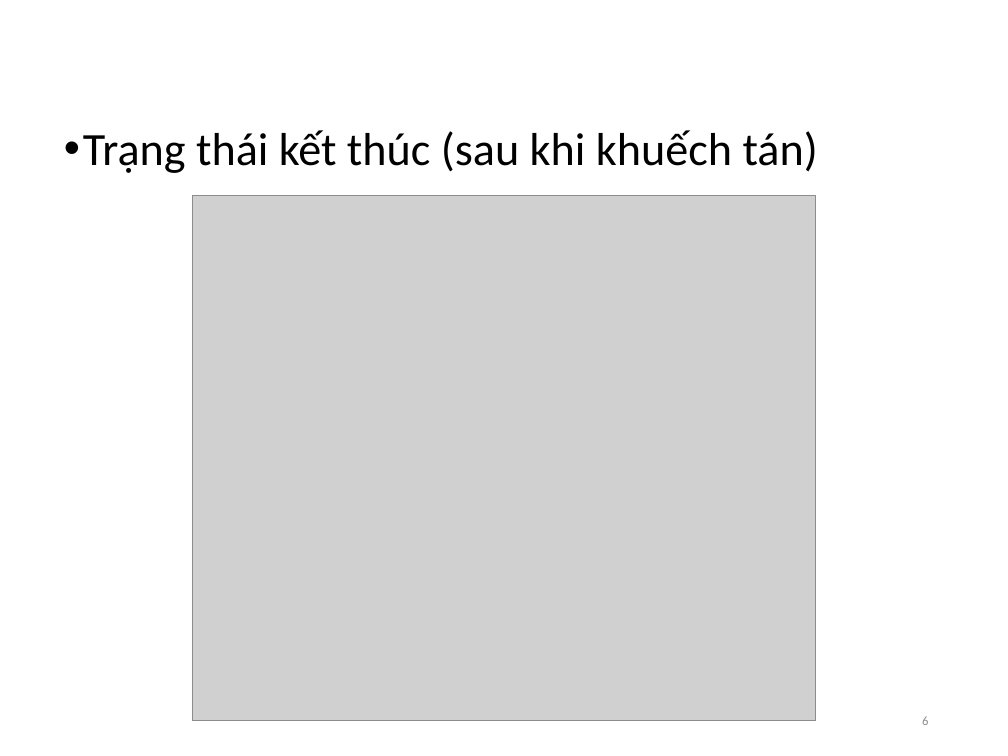
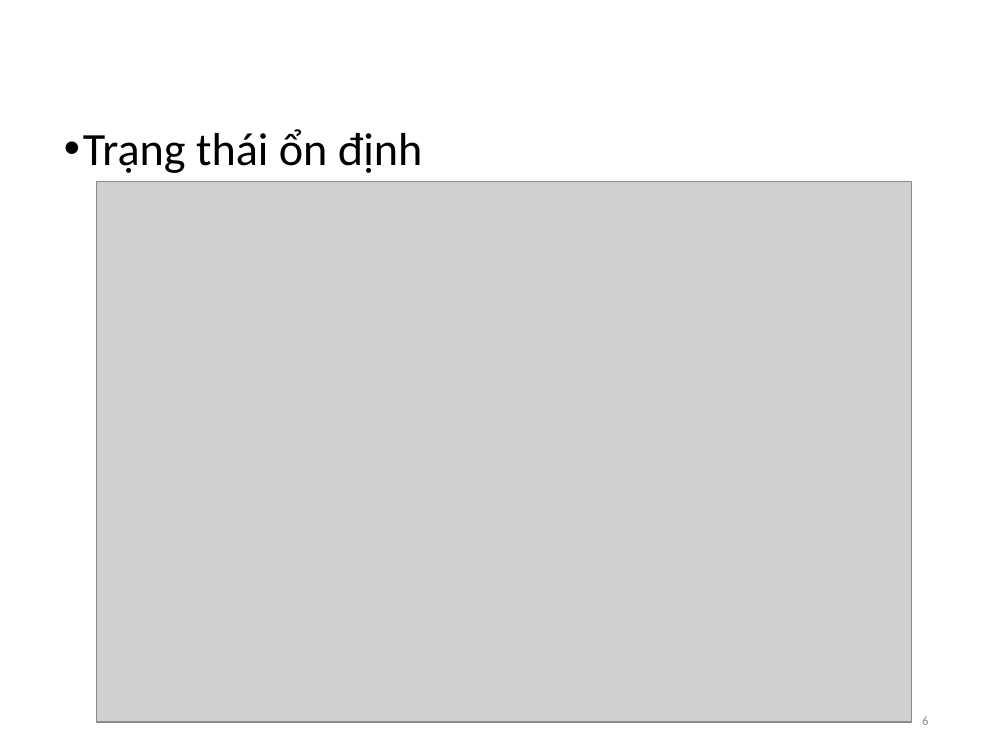
Before and after one commit to ngocbh/diffusion-equation-2d, a slide deck: slide 6 of docs/Gauss-Seidel.pptx. Drawn at 1008x756 pixels with LibreOffice and Linux fonts; fonts in the diff are those of the drawing; grey boxes stand for pictures; background and template pictures are left out. Boxes give left, top, right and bottom in pixels: in the first picture for what was removed or moved away, otherwise in the second. Text is boxed around its words. In the diff, an @@ line names an element or a change of style, - is before the commit and + after.

Commit message:
Fix slide and add more demo pictures

```diff
--- a/docs/Gauss-Seidel.pptx
+++ b/docs/Gauss-Seidel.pptx
@@ text at [83, 129, 423, 173]: text changed @@
-• Trạng thái kết thúc (sau khi khuếch tán)
+• Trạng thái ổn định
@@ picture: place and size @@
-picture at [193, 196, 816, 721]
+picture at [97, 181, 911, 722]
```
Also in this commit, not shown: 4 other slides changed, 2 other files.
